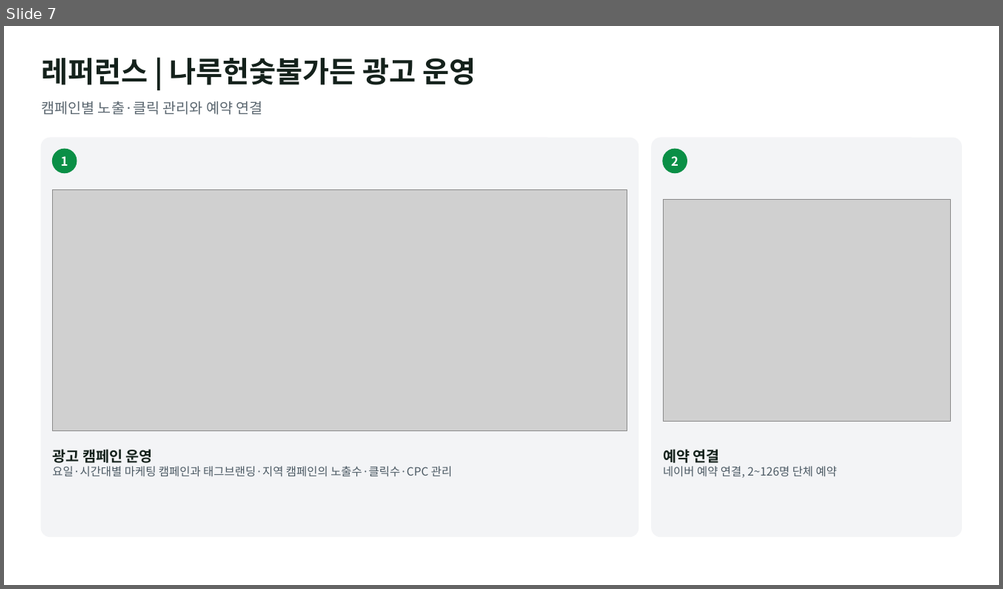
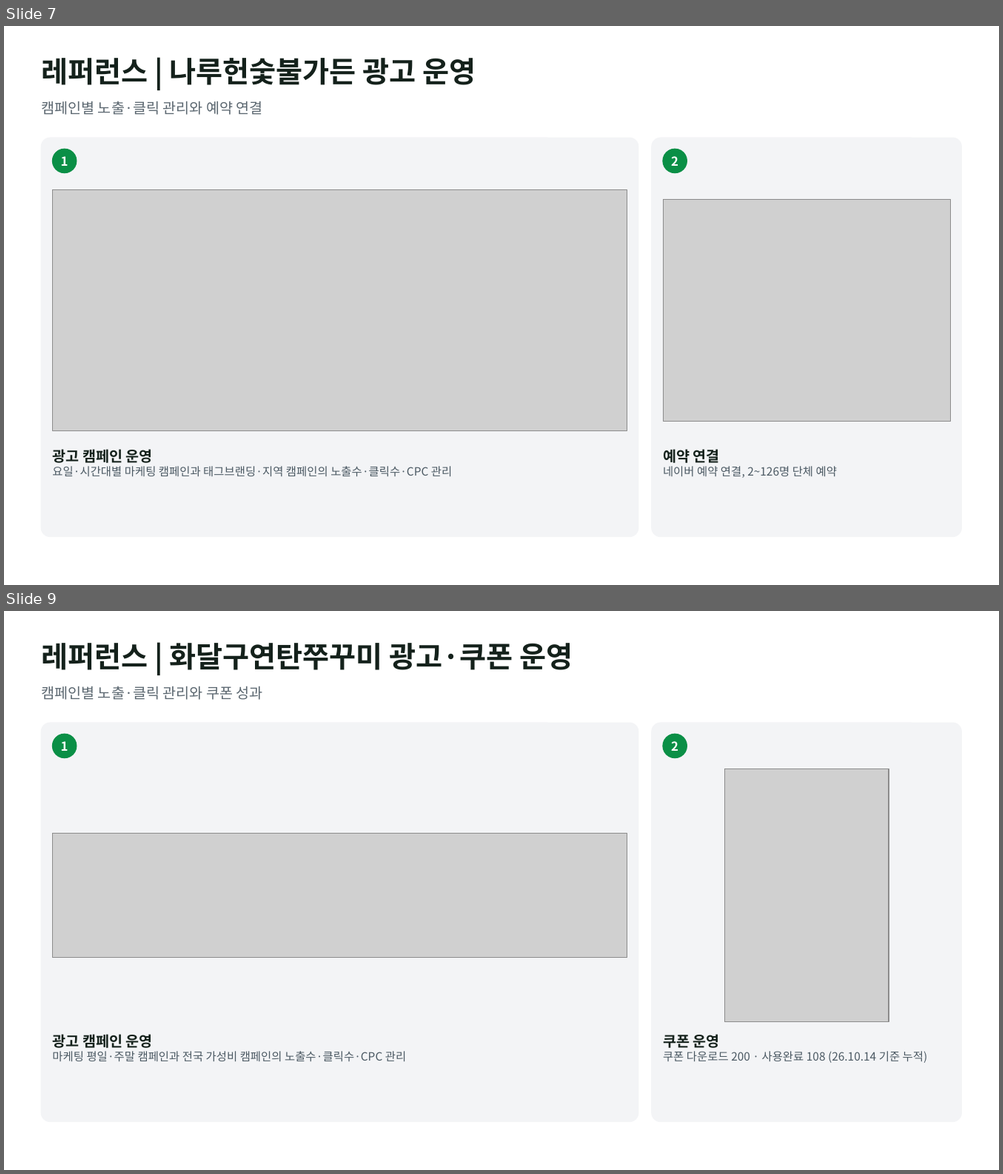
Before and after one commit to alfk0615/placeon, a slide deck: out/company_reference_proposal.pptx. Shown one above the other, each under a label of ours: slide 7 before the commit, slides 7 and 9 after it; the slides between them are not shown. The pictures are 1003x589 and 1003x1174 pixels, drawn with LibreOffice and Linux fonts; fonts in the diff are those of the drawing; grey boxes stand for pictures. Boxes give left, top, right and bottom in pixels: in the first picture for what was removed or moved away, otherwise in the second. Text is boxed around its words. In the diff, an @@ line names an element or a change of style, - is before the commit and + after.

```diff
--- a/out/company_reference_proposal.pptx
+++ b/out/company_reference_proposal.pptx
@@ slide 9 added at [4,611,999,1170], background #FFFFFF @@
@@ text added at [41,643,573,670], 28 pt, text #14211B, bold @@
+레퍼런스 | 화달구연탄쭈꾸미 광고·쿠폰 운영
@@ text added at [41,686,263,700], 14 pt, text #5B6770 @@
+캠페인별 노출·클릭 관리와 쿠폰 성과
@@ rounded rectangle added at [41,723,638,1122], fill #F3F4F6, outline #F3F4F6 1 pt @@
@@ ellipse added at [53,734,77,758], fill #0A8F46, outline #0A8F46 1 pt @@
@@ text added at [61,741,68,751], 12 pt, text #FFFFFF, bold @@
+1
@@ rounded rectangle added at [652,723,962,1122], fill #F3F4F6, outline #F3F4F6 1 pt @@
@@ ellipse added at [663,734,687,758], fill #0A8F46, outline #0A8F46 1 pt @@
@@ text added at [671,741,678,751], 12 pt, text #FFFFFF, bold @@
+2
@@ picture added at [724,769,888,1022] @@
@@ picture added at [53,834,627,958] @@
@@ text added at [52,1034,406,1062], 11 pt, text #4B5963 @@
+광고 캠페인 운영
+마케팅 평일·주말 캠페인과 전국 가성비 캠페인의 노출수·클릭수·CPC 관리
@@ text added at [663,1034,928,1063], 11 pt, text #4B5963 @@
+쿠폰 운영
+쿠폰 다운로드 200 · 사용완료 108 (26.10.14 기준 누적)
```
Also in this commit, not shown: 1 other slide added.
